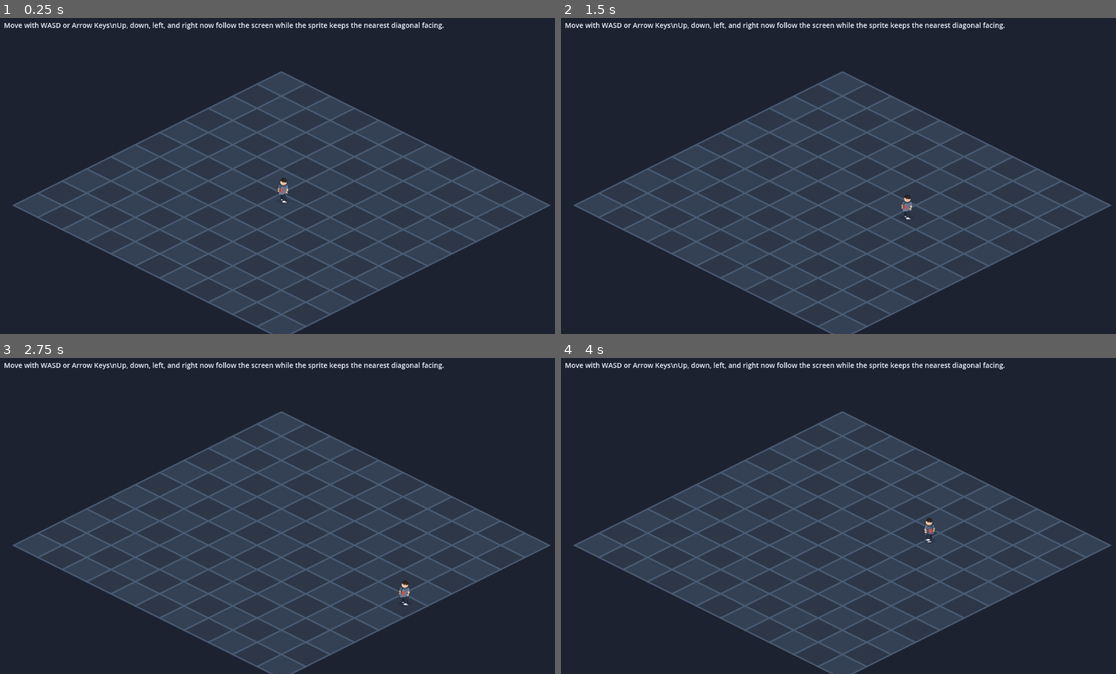
Above: before the commit, frames 1-4 (two rows, left to right).
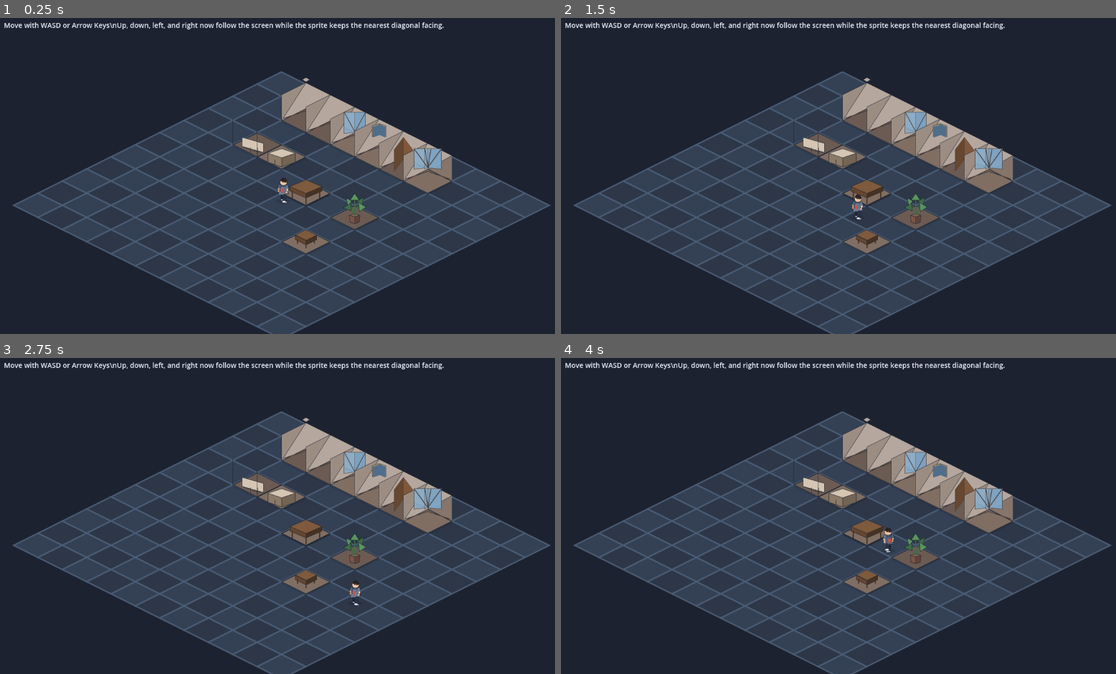
Above: after the commit, the same moments.

Repository: nagolyhprum/deaths-design
Game: Godot game, scene res://scenes/main.tscn
The game is run twice, just before and just after one commit, with the same random seed, the same clock (stepped at 60 frames per second) and the same inputs.
Inputs:
- Up to frame 1 (0.25 s): no input
- Up to frame 2 (1.5 s): tap Enter at 0.5 s; hold D 0.53-1.28 s; hold S from 1.28 s (still down)
- Up to frame 3 (2.75 s): release S at 2.03 s; hold D from 2.03 s (still down)
- Up to frame 4 (4 s): release D at 2.78 s; hold W 2.78-3.53 s; hold A from 3.53 s (still down)

The runs differ from the first frame. In frame 1, 6.4% of the frame differs, in the area x 41-82%, y 18-75%; in frame 2, 6.5%; in frame 3, 6.6%, in the area x 41-82%, y 18-79%; in frame 4, 6.6%.

Commit message:
Decorate test map with interior tiles
Co-authored-by: Copilot <223556219+Copilot@users.noreply.github.com>

Diff:
--- a/scenes/main.tscn
+++ b/scenes/main.tscn
@@ -5,6 +5,10 @@
 
 [node name="Main" type="Node2D"]
 script = ExtResource("1_level_script")
+
+[node name="RoomDecor" type="Node2D" parent="."]
+
+[node name="RoomCollision" type="Node2D" parent="."]
 
 [node name="Player" parent="." instance=ExtResource("2_player_scene")]
 
--- a/scripts/test_level.gd
+++ b/scripts/test_level.gd
@@ -6,14 +6,33 @@
 const CONTENT_SCALE := 0.85
 const TILE_HALF_WIDTH := 64.0
 const TILE_HALF_HEIGHT := 32.0
+const INTERIOR_TILE_TEXTURE := preload("res://assets/tiles/interiors/room_structure_tilesheet.png")
+const INTERIOR_TILE_SIZE := Vector2i(128, 160)
+const INTERIOR_TILE_ANCHOR := Vector2(64.0, 122.0)
 const GRID_RADIUS := 5
 const MAP_BOUND_RADIUS := GRID_RADIUS + 0.5
 const GRID_CENTER_OFFSET := Vector2(0.0, 84.0)
 const INSTRUCTIONS_POSITION := Vector2(24.0, 20.0)
 const INSTRUCTIONS_SIZE := Vector2(469.0, 56.0)
 const INSTRUCTIONS_FONT_SIZE := 18
+const ROOM_LAYOUT := [
+	{"atlas": Vector2i(0, 2), "grid": Vector2(-3, -4), "collision": "wall"},
+	{"atlas": Vector2i(0, 0), "grid": Vector2(-2, -4), "collision": "wall"},
+	{"atlas": Vector2i(1, 0), "grid": Vector2(-1, -4), "collision": "wall"},
+	{"atlas": Vector2i(3, 1), "grid": Vector2(0, -4), "collision": "wall"},
+	{"atlas": Vector2i(2, 0), "grid": Vector2(1, -4), "collision": "wall"},
+	{"atlas": Vector2i(1, 2), "grid": Vector2(2, -4), "collision": "wall"},
+	{"atlas": Vector2i(2, 2), "grid": Vector2(-3, -2), "collision": "counter"},
+	{"atlas": Vector2i(3, 0), "grid": Vector2(-2, -2), "collision": "counter"},
+	{"atlas": Vector2i(0, 1), "grid": Vector2(0, -1), "collision": ""},
+	{"atlas": Vector2i(1, 1), "grid": Vector2(0, -1), "collision": "table"},
+	{"atlas": Vector2i(2, 1), "grid": Vector2(2, -1), "collision": "plant"},
+	{"atlas": Vector2i(3, 2), "grid": Vector2(2, 1), "collision": "small_table"},
+]
 
 @onready var player = $Player
+@onready var room_decor: Node2D = $RoomDecor
+@onready var room_collision: Node2D = $RoomCollision
 @onready var instructions: Label = $CanvasLayer/Instructions
 
 var _scene_scale := 1.0
@@ -63,6 +82,7 @@
 	_scene_scale = max(min(viewport_size.x / BASE_VIEWPORT_SIZE.x, viewport_size.y / BASE_VIEWPORT_SIZE.y) * CONTENT_SCALE, MIN_SCENE_SCALE)
 	var tile_half_size := Vector2(TILE_HALF_WIDTH, TILE_HALF_HEIGHT) * _scene_scale
 	var map_center := viewport_size * 0.5 + GRID_CENTER_OFFSET * _scene_scale
+	_rebuild_room_layout(map_center, tile_half_size)
 	player.set_scene_scale(_scene_scale)
 	player.set_map_bounds(map_center, tile_half_size, MAP_BOUND_RADIUS)
 	player.set_map_ratio(player_ratio)
@@ -76,6 +96,71 @@
 	instructions.add_theme_font_size_override("font_size", maxi(int(round(INSTRUCTIONS_FONT_SIZE * _scene_scale)), 10))
 
 
+func _rebuild_room_layout(map_center: Vector2, tile_half_size: Vector2) -> void:
+	for child in room_decor.get_children():
+		child.free()
+	for child in room_collision.get_children():
+		child.free()
+
+	for item in ROOM_LAYOUT:
+		var tile_center := map_center + _iso_to_screen(item["grid"], tile_half_size.x, tile_half_size.y)
+		var sprite := Sprite2D.new()
+		sprite.centered = false
+		sprite.texture = _build_atlas_texture(item["atlas"])
+		sprite.position = tile_center - INTERIOR_TILE_ANCHOR * _scene_scale
+		sprite.scale = Vector2.ONE * _scene_scale
+		room_decor.add_child(sprite)
+
+		if item["collision"] != "":
+			room_collision.add_child(_build_collision_body(item["collision"], tile_center))
+
+
+func _build_atlas_texture(atlas_coords: Vector2i) -> AtlasTexture:
+	var atlas := AtlasTexture.new()
+	atlas.atlas = INTERIOR_TILE_TEXTURE
+	atlas.region = Rect2(
+		Vector2(atlas_coords.x * INTERIOR_TILE_SIZE.x, atlas_coords.y * INTERIOR_TILE_SIZE.y),
+		Vector2(INTERIOR_TILE_SIZE.x, INTERIOR_TILE_SIZE.y)
+	)
+	return atlas
+
+
+func _build_collision_body(collision_kind: String, tile_center: Vector2) -> StaticBody2D:
+	var body := StaticBody2D.new()
+	var shape_node := CollisionShape2D.new()
+	body.position = tile_center
+	body.add_child(shape_node)
+
+	match collision_kind:
+		"wall":
+			var shape := RectangleShape2D.new()
+			shape.size = Vector2(90.0, 26.0) * _scene_scale
+			shape_node.shape = shape
+			shape_node.position = Vector2(0.0, -18.0) * _scene_scale
+		"counter":
+			var shape := RectangleShape2D.new()
+			shape.size = Vector2(62.0, 30.0) * _scene_scale
+			shape_node.shape = shape
+			shape_node.position = Vector2(0.0, 8.0) * _scene_scale
+		"table":
+			var shape := CircleShape2D.new()
+			shape.radius = 20.0 * _scene_scale
+			shape_node.shape = shape
+			shape_node.position = Vector2(0.0, 10.0) * _scene_scale
+		"small_table":
+			var shape := CircleShape2D.new()
+			shape.radius = 15.0 * _scene_scale
+			shape_node.shape = shape
+			shape_node.position = Vector2(0.0, 10.0) * _scene_scale
+		"plant":
+			var shape := CircleShape2D.new()
+			shape.radius = 16.0 * _scene_scale
+			shape_node.shape = shape
+			shape_node.position = Vector2(0.0, 12.0) * _scene_scale
+
+	return body
+
+
 func _iso_to_screen(grid_position: Vector2, tile_half_width: float, tile_half_height: float) -> Vector2:
 	return Vector2(
 		(grid_position.x - grid_position.y) * tile_half_width,
Not shown, added: task-records/2026-04-21-23-32-decorated-test-map/notes.md
Not shown, added: task-records/2026-04-21-23-32-decorated-test-map/original-prompt.md
